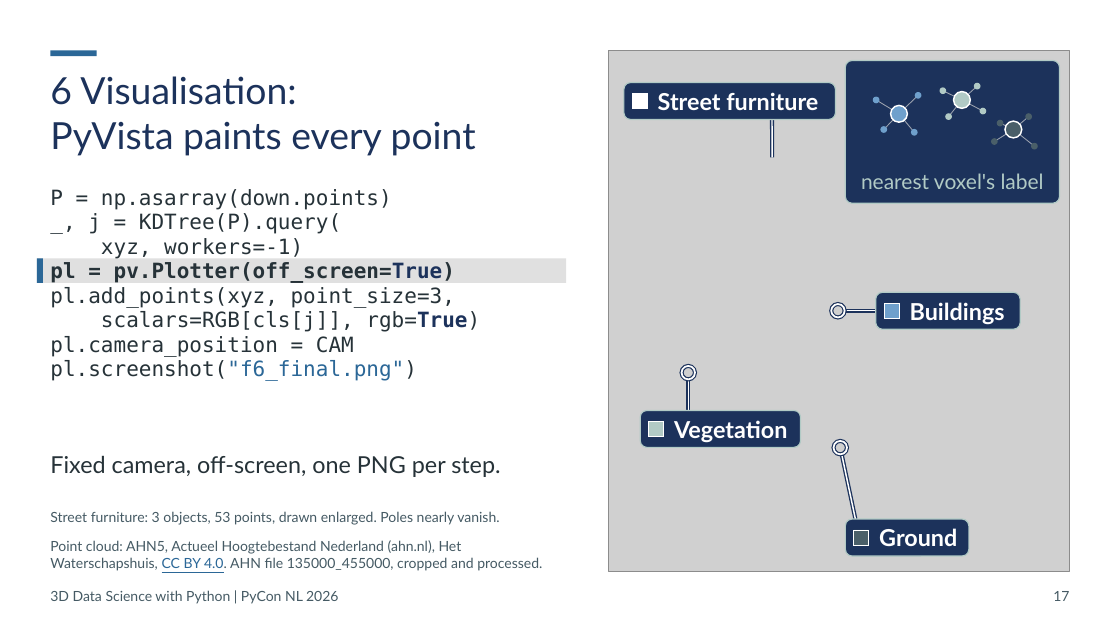
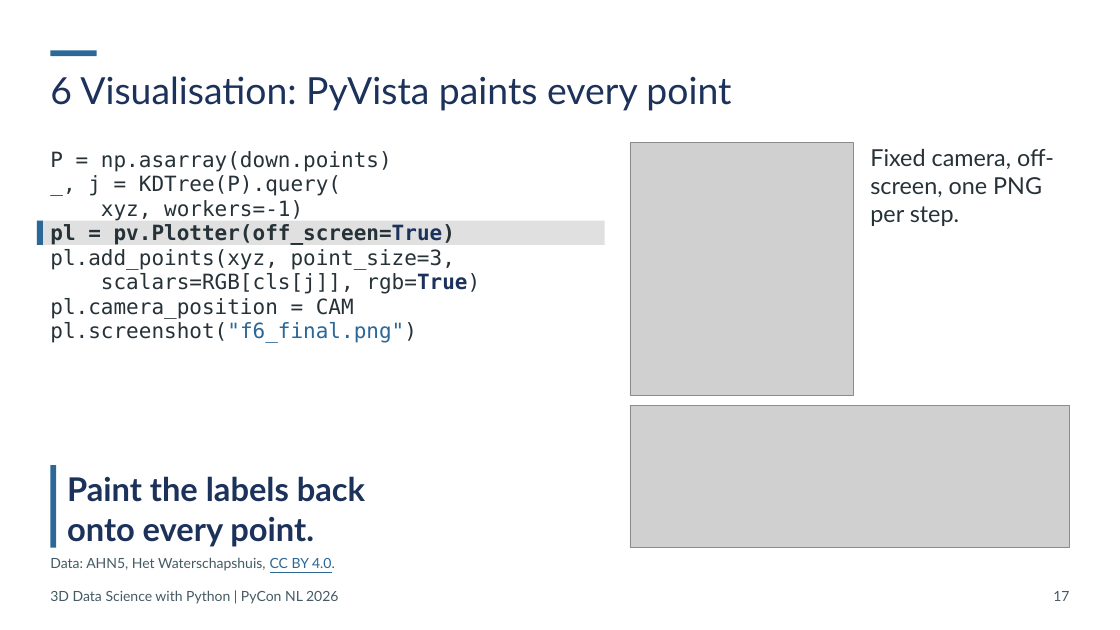
Before and after one commit to Sloppy1999/pycon-nl-2026-3d-data-science, a slide deck: slide 17 of deck/out/20261015_PyCon-NL_3D-Data-Science.pptx. Drawn at 1120x630 pixels with LibreOffice and Linux fonts; fonts in the diff are those of the drawing; grey boxes stand for pictures. Boxes give left, top, right and bottom in pixels: in the first picture for what was removed or moved away, otherwise in the second. Text is boxed around its words. In the diff, an @@ line names an element or a change of style, - is before the commit and + after.

```diff
--- a/deck/out/20261015_PyCon-NL_3D-Data-Science.pptx
+++ b/deck/out/20261015_PyCon-NL_3D-Data-Science.pptx
@@ title "6 Visualisation: PyVista paints every ..." rewrapped from (x1=50, y1=76, x2=476, y2=156) to (x1=50, y1=76, x2=731, y2=111) @@
@@ group removed at (x1=624, y1=82, x2=836, y2=157): 2 lines, 1 rounded rectangle, 1 rectangle @@
-Street furniture
@@ text "P = np.asarray(down.points)" moved from (x1=50, y1=189, x2=480, y2=381) to (x1=50, y1=151, x2=480, y2=343) @@
@@ picture resized from (x1=608, y1=50, x2=1070, y2=571) to (x1=630, y1=143, x2=854, y2=395) @@
@@ text "Fixed camera, off-screen, one PNG ..." rewrapped from (x1=50, y1=455, x2=500, y2=477) to (x1=870, y1=148, x2=1054, y2=226) @@
@@ group removed at (x1=845, y1=60, x2=1060, y2=203): 15 ellipses, 12 lines, 1 rounded rectangle, 1 text @@
-nearest voxel's label
@@ rectangle moved from (x1=37, y1=259, x2=43, y2=283) to (x1=37, y1=220, x2=43, y2=245) @@
@@ rectangle resized from (x1=37, y1=259, x2=566, y2=283) to (x1=37, y1=220, x2=605, y2=245) @@
@@ group removed at (x1=832, y1=292, x2=1021, y2=329): 2 lines, 2 ellipses, 1 rounded rectangle, 1 rectangle @@
-Buildings
@@ picture added at (x1=630, y1=405, x2=1070, y2=548) @@
@@ group removed at (x1=640, y1=366, x2=801, y2=448): 2 lines, 2 ellipses, 1 rounded rectangle, 1 rectangle @@
-Vegetation
@@ rectangle added at (x1=50, y1=465, x2=56, y2=548), fill #2B6797 @@
@@ text added at (x1=67, y1=476, x2=365, y2=547), 28 pt, text #1C325B, bold @@
+Paint the labels back
+onto every point.
@@ text removed at (x1=50, y1=511, x2=499, y2=525) @@
-Street furniture: 3 objects, 53 points, drawn enlarged. Poles nearly vanish.
@@ group removed at (x1=833, y1=441, x2=969, y2=556): 2 lines, 2 ellipses, 1 rounded rectangle, 1 rectangle @@
-Ground
@@ text at (x1=50, y1=557, x2=335, y2=571): text changed @@
-Point cloud: AHN5, Actueel Hoogtebestand Nederland (ahn.nl), Het Waterschapshuis, CC BY 4.0. AHN file 135000_455000, cropped and processed.
+Data: AHN5, Het Waterschapshuis, CC BY 4.0.
```
Also in this commit, not shown: 29 other slides changed, 3 slides removed, 28 other files.
